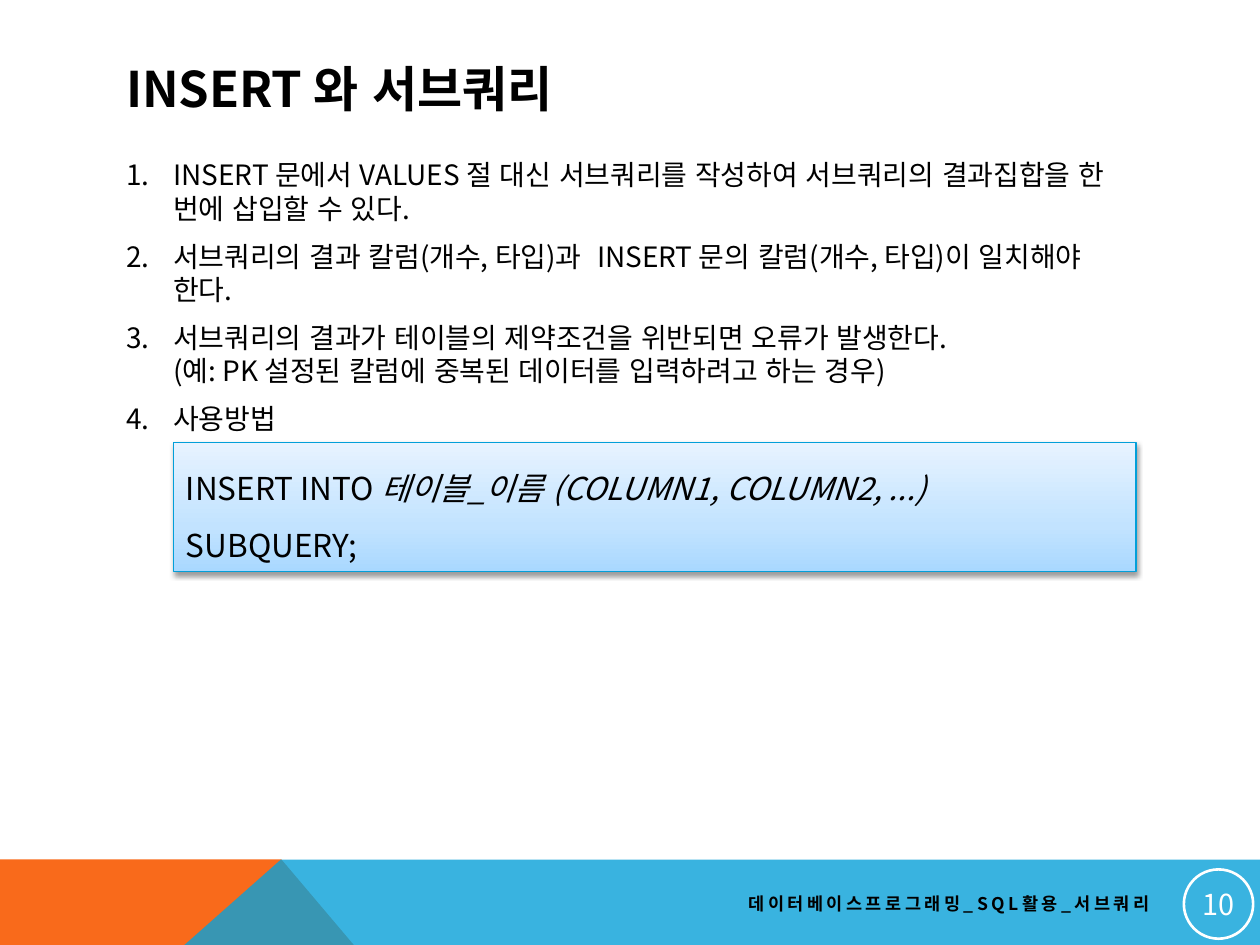
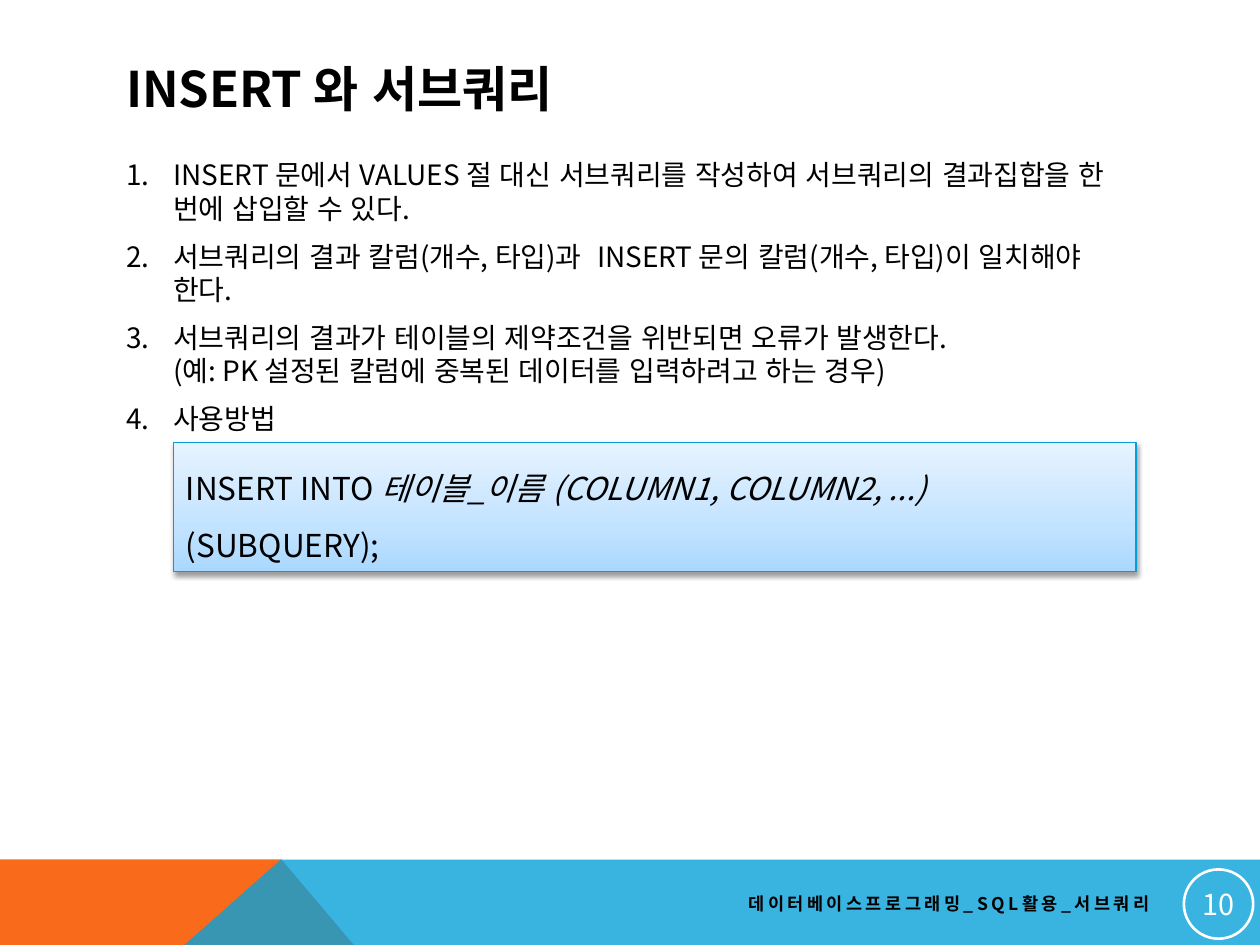
Before and after one commit to OHEJIEUN/GDJ45, a slide deck: slide 10 of dbstudy/OraclePPT/17. 고급 SQL 작성하기_서브쿼리.pptx. Drawn at 1260x945 pixels with LibreOffice and Linux fonts; fonts in the diff are those of the drawing. Boxes give left, top, right and bottom in pixels: in the first picture for what was removed or moved away, otherwise in the second. Text is boxed around its words. In the diff, an @@ line names an element or a change of style, - is before the commit and + after.

```diff
--- a/dbstudy/OraclePPT/17. 고급 SQL 작성하기_서브쿼리.pptx
+++ b/dbstudy/OraclePPT/17. 고급 SQL 작성하기_서브쿼리.pptx
@@ text in rectangle at [186, 531, 380, 563]: text changed @@
-SUBQUERY;
+(SUBQUERY);
```
Also in this commit, not shown: 1 other slide changed, 3 other files.
